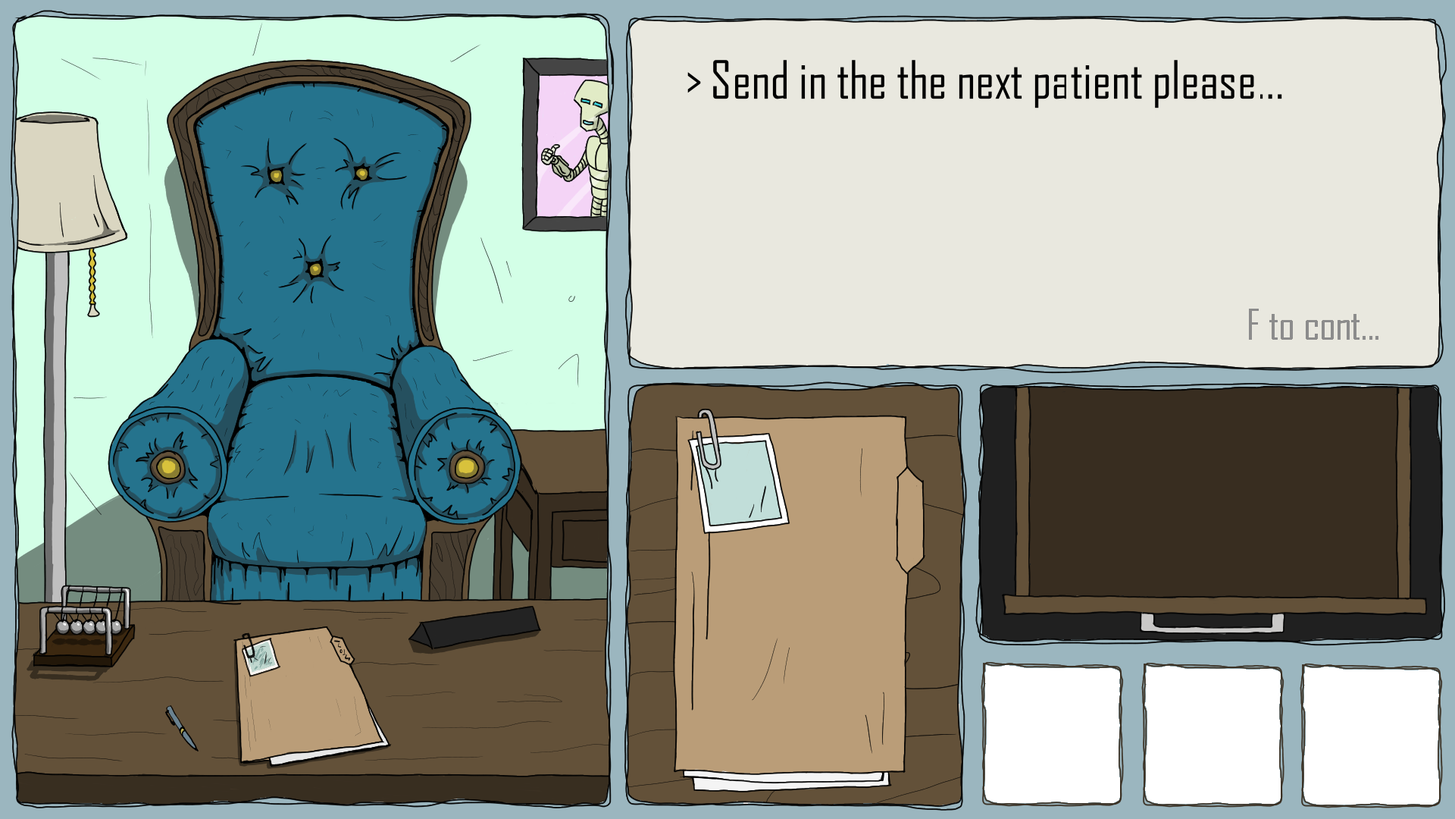
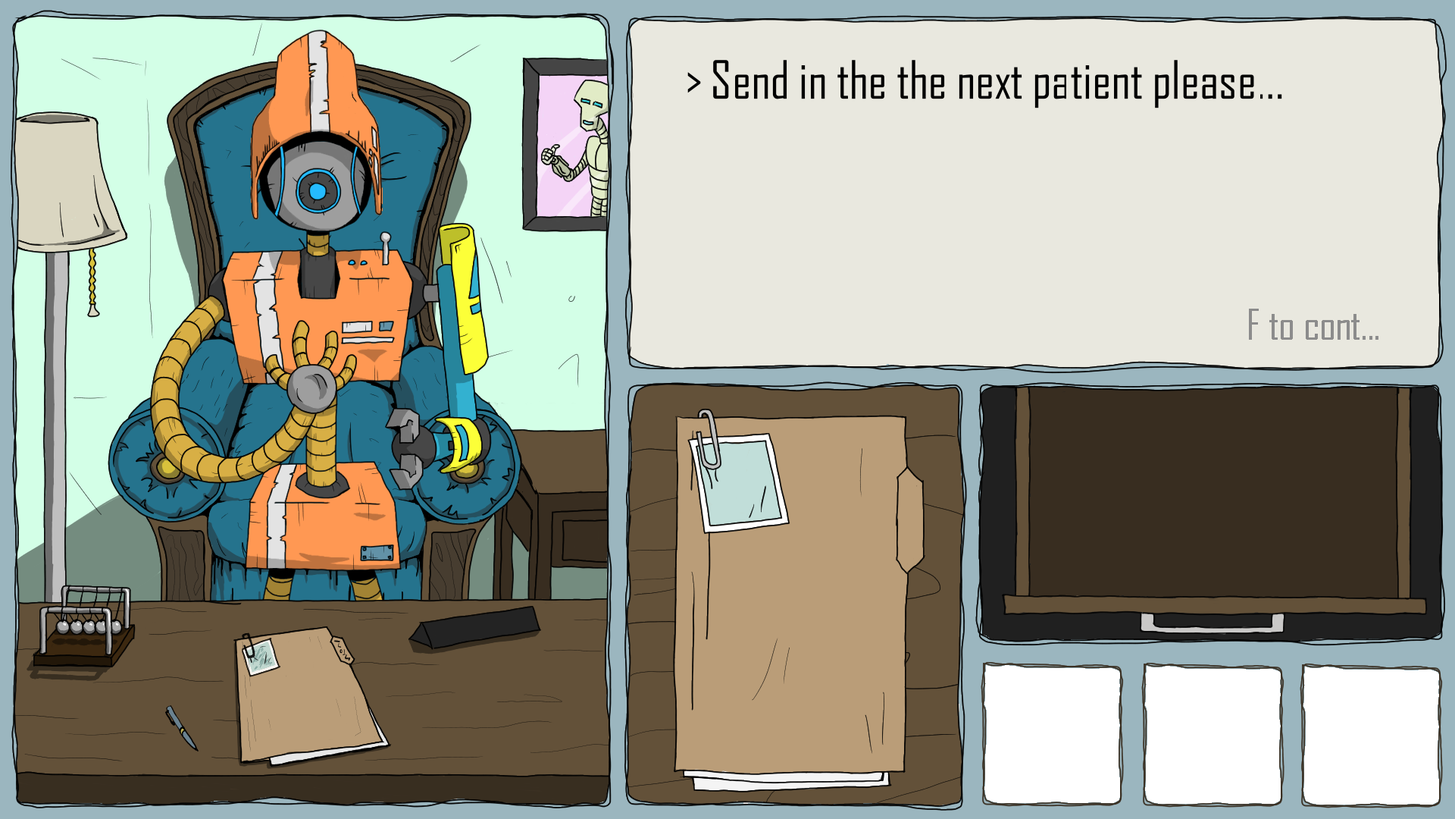
Revision of a layered w=1455, h=819 image; what changed, layer by layer:
painted on "Overview UI Lines" over <box>150,29,492,602</box>
painted on "Button 1 color" over <box>150,29,492,602</box>
painted on "Button 2 color" over <box>150,29,492,602</box>
painted on "Button 3 Color" over <box>150,29,492,602</box>
painted on "White Space" over <box>150,29,492,602</box>
painted on "Drawer Color" over <box>150,29,492,602</box>
painted on "File Closed Color" over <box>150,29,492,602</box>
painted on "Desk Linework" over <box>244,533,402,602</box>
painted on "File Color" over <box>262,582,383,602</box>
painted on "Desk Color" over <box>262,582,383,602</box>
added layer "Layer 56(pasted)" above "Background Patient Scene" over <box>150,29,492,602</box>
painted on "Backgrounds" over <box>150,29,492,602</box>
painted on "Chair Shadows" over <box>150,48,492,602</box>
painted on "chair Wood" over <box>150,48,492,602</box>
painted on "Chair Leather" over <box>150,29,492,602</box>
painted on "Wall Shadows" over <box>150,97,492,602</box>
painted on "Wall" over <box>150,29,492,602</box>
